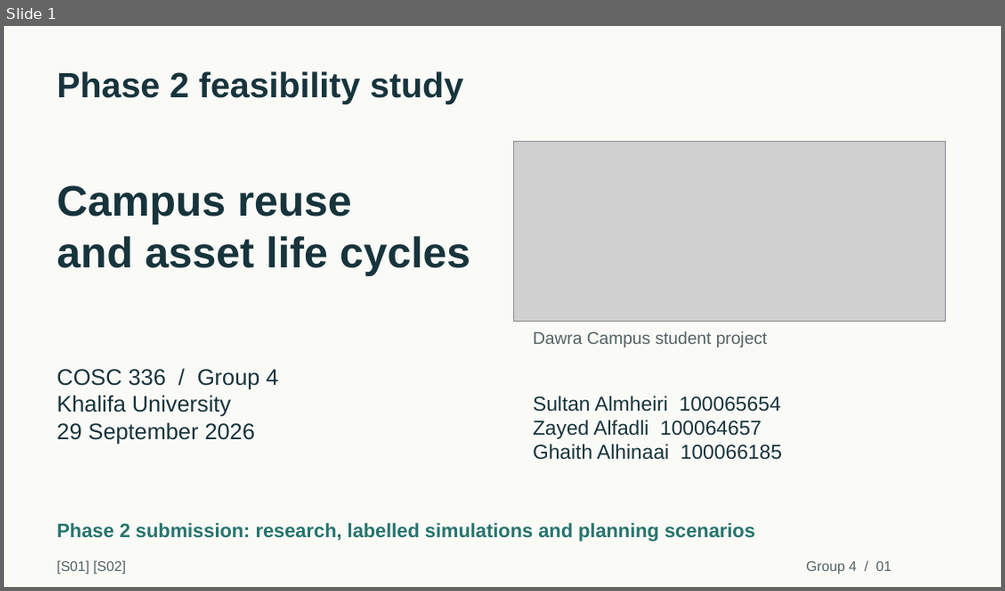
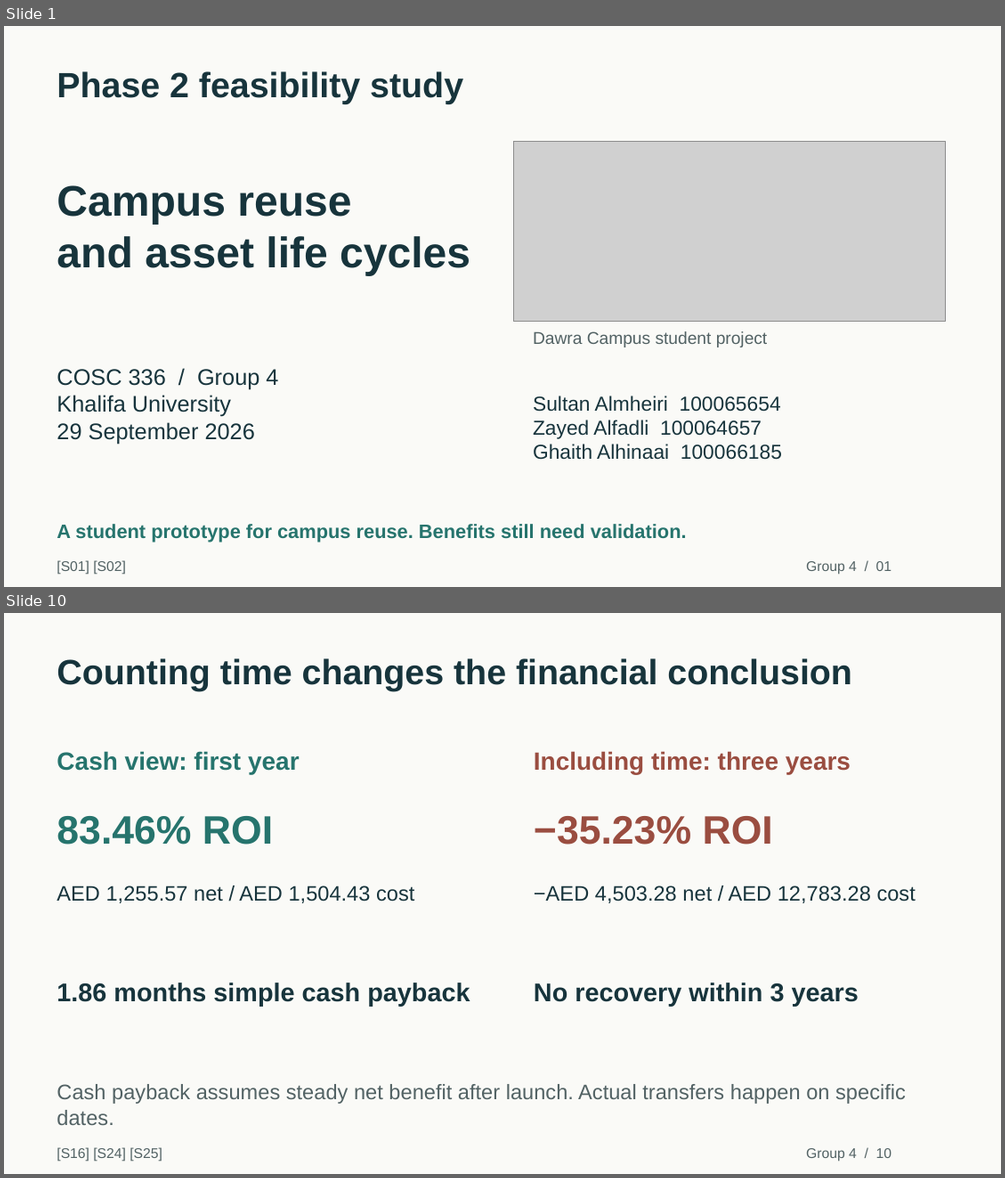
Before and after one commit to duqins/ITS, a slide deck: docs/phase2/final/Dawra_Campus_Phase2_Presentation.pptx. Shown one above the other, each under a label of ours: slide 1 before the commit, slides 1 and 10 after it; the slides between them are not shown. The pictures are 1005x591 and 1005x1178 pixels, drawn with LibreOffice and Linux fonts; fonts in the diff are those of the drawing; grey boxes stand for pictures. Boxes give left, top, right and bottom in pixels: in the first picture for what was removed or moved away, otherwise in the second. Text is boxed around its words. In the diff, an @@ line names an element or a change of style, - is before the commit and + after.

Commit message:
docs(phase2): shorten class presentation to 12 slides

```diff
--- a/docs/phase2/final/Dawra_Campus_Phase2_Presentation.pptx
+++ b/docs/phase2/final/Dawra_Campus_Phase2_Presentation.pptx
@@ slide 10 added at box(4, 613, 1001, 1174), background #FAFAF7 @@
@@ text added at box(57, 658, 852, 691), 33.8 pt, text #17343C, bold @@
+Counting time changes the financial conclusion
@@ text added at box(57, 751, 299, 774), 24 pt, text #26746D, bold @@
+Cash view: first year
@@ text added at box(534, 751, 850, 774), 24 pt, text #9A4D40, bold @@
+Including time: three years
@@ text added at box(57, 816, 273, 844), 38.2 pt, text #26746D, bold @@
+83.46% ROI
@@ text added at box(534, 816, 773, 844), 38.2 pt, text #9A4D40, bold @@
+−35.23% ROI
@@ text added at box(57, 885, 414, 903), 20.2 pt, text #17343C @@
+AED 1,255.57 net / AED 1,504.43 cost
@@ text added at box(534, 885, 915, 903), 20.2 pt, text #17343C @@
+−AED 4,503.28 net / AED 12,783.28 cost
@@ text added at box(57, 982, 469, 1006), 24.8 pt, text #17343C, bold @@
+1.86 months simple cash payback
@@ text added at box(534, 982, 858, 1006), 24.8 pt, text #17343C, bold @@
+No recovery within 3 years
@@ text added at box(57, 1084, 906, 1125), 20.2 pt, text #526264 @@
+Cash payback assumes steady net benefit after launch. Actual transfers happen on specific dates.
@@ text added at box(57, 1147, 162, 1161), 13.5 pt, text #526264 @@
+[S16] [S24] [S25]
@@ text added at box(806, 1148, 891, 1161), 13.5 pt, text #526264 @@
+Group 4 / 10
@@ slide 1 changed as well @@
@@ text at box(57, 524, 687, 542): text changed @@
-Phase 2 submission: research, labelled simulations and planning scenarios
+A student prototype for campus reuse. Benefits still need validation.
```
Also in this commit, not shown: 3 other slides changed, 7 other slides added, 48 slides removed, 3 other files.
